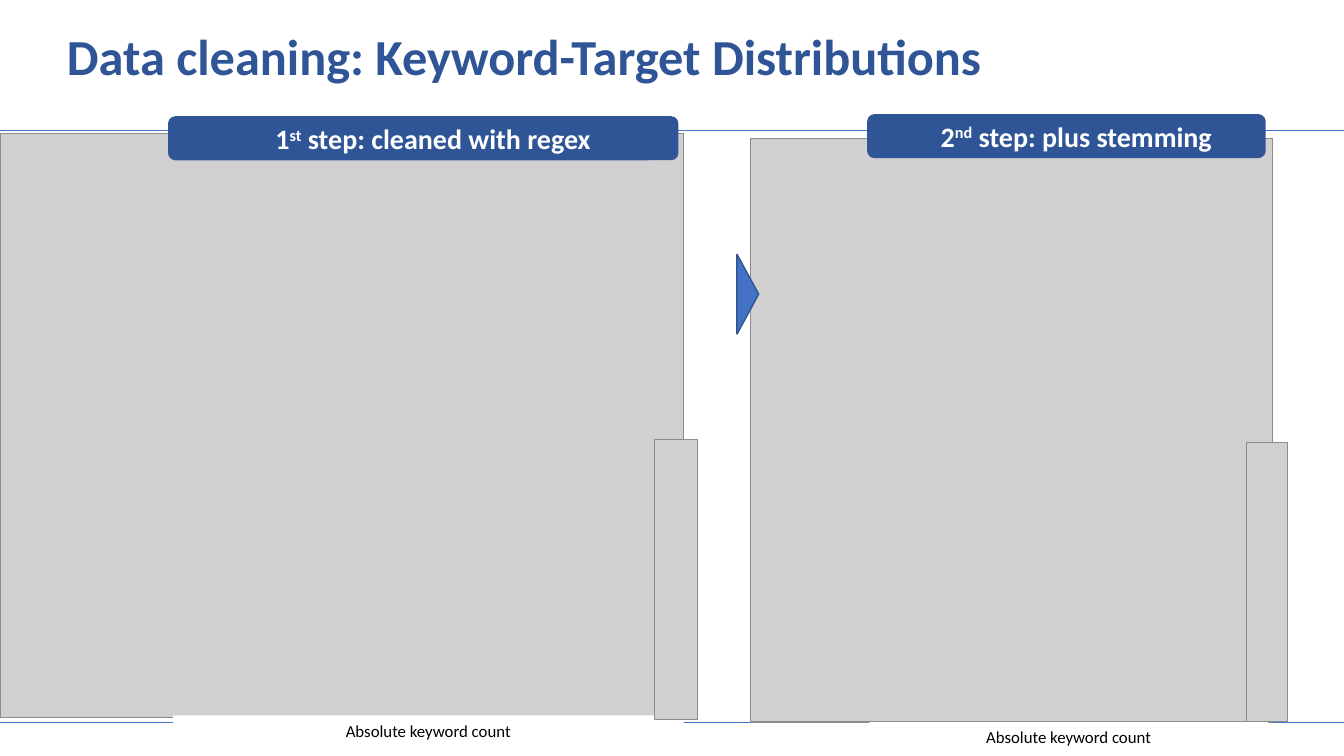
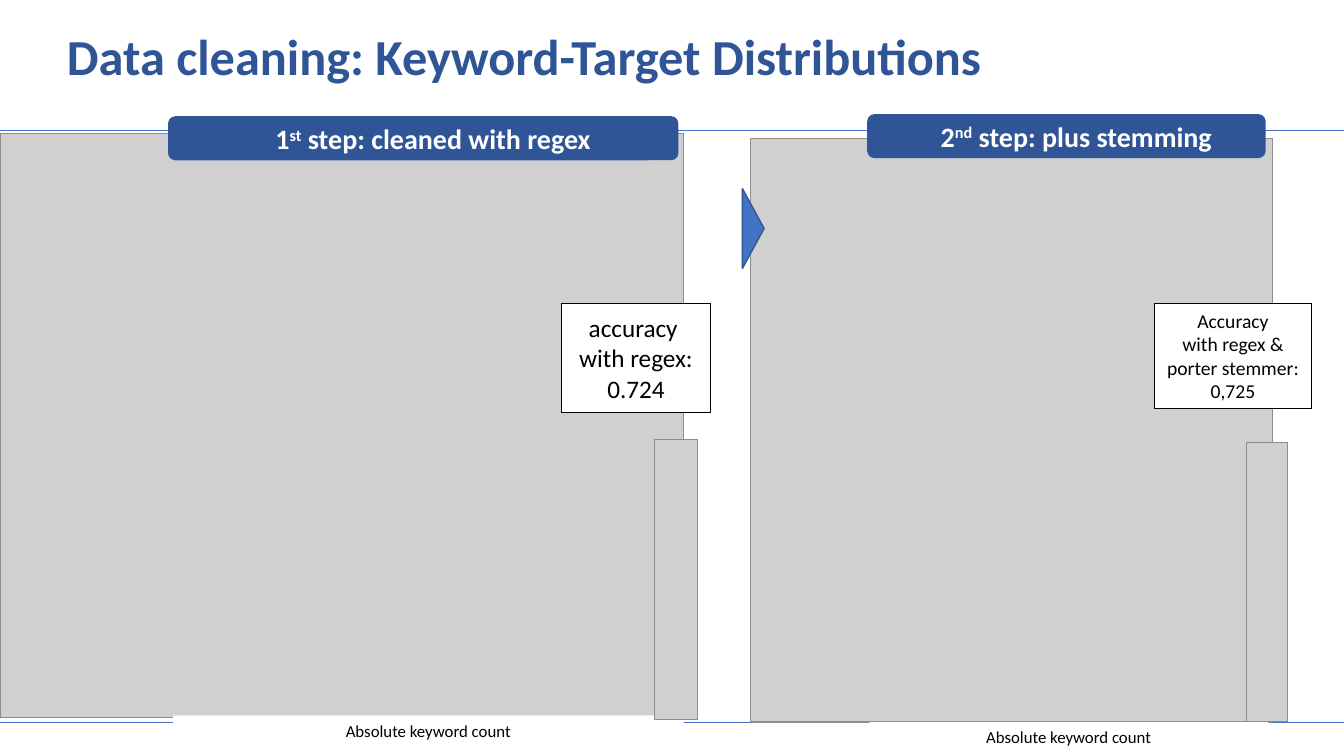
Before and after one commit to TTD-JPO/TDD-project, a slide deck: slide 6 of TDDetection_JED-PeW-OCF_2021009.pptx (slide 5 before the commit). Drawn at 1344x756 pixels with LibreOffice and Linux fonts; fonts in the diff are those of the drawing; grey boxes stand for pictures; background and template pictures are left out. Boxes give left, top, right and bottom in pixels: in the first picture for what was removed or moved away, otherwise in the second. Text is boxed around its words. In the diff, an @@ line names an element or a change of style, - is before the commit and + after.

```diff
--- a/TDDetection_JED-PeW-OCF_2021009.pptx
+++ b/TDDetection_JED-PeW-OCF_2021009.pptx
@@ triangle: place and size @@
-triangle at (737,255,759,334)
+triangle at (743,189,765,269)
@@ rectangle added at (562,303,710,412), fill #FFFFFF, outline #000000 0.5 pt, 18 pt, text #000000 @@
+accuracy
+with regex:
+0.724
@@ rectangle added at (1154,303,1311,408), fill #FFFFFF, outline #000000 0.5 pt, 14 pt, text #000000 @@
+Accuracy
+with regex & porter stemmer: 0,725
```
Also in this commit, not shown: 6 other slides changed, 3 slides added, 1 slide removed.
